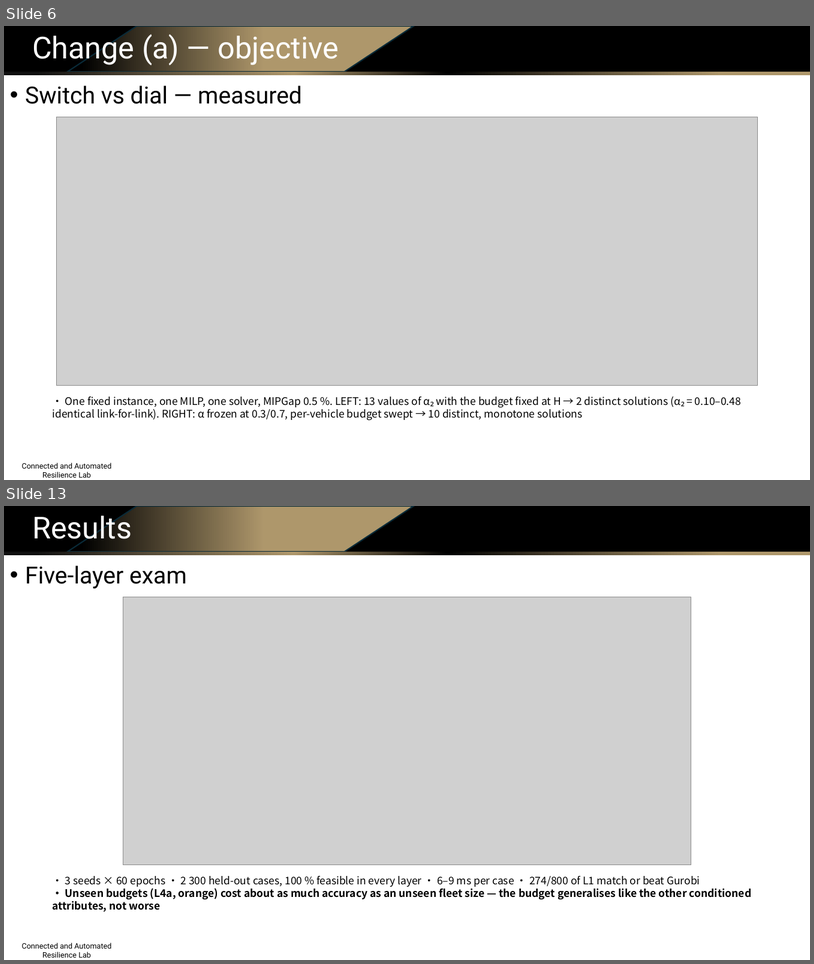
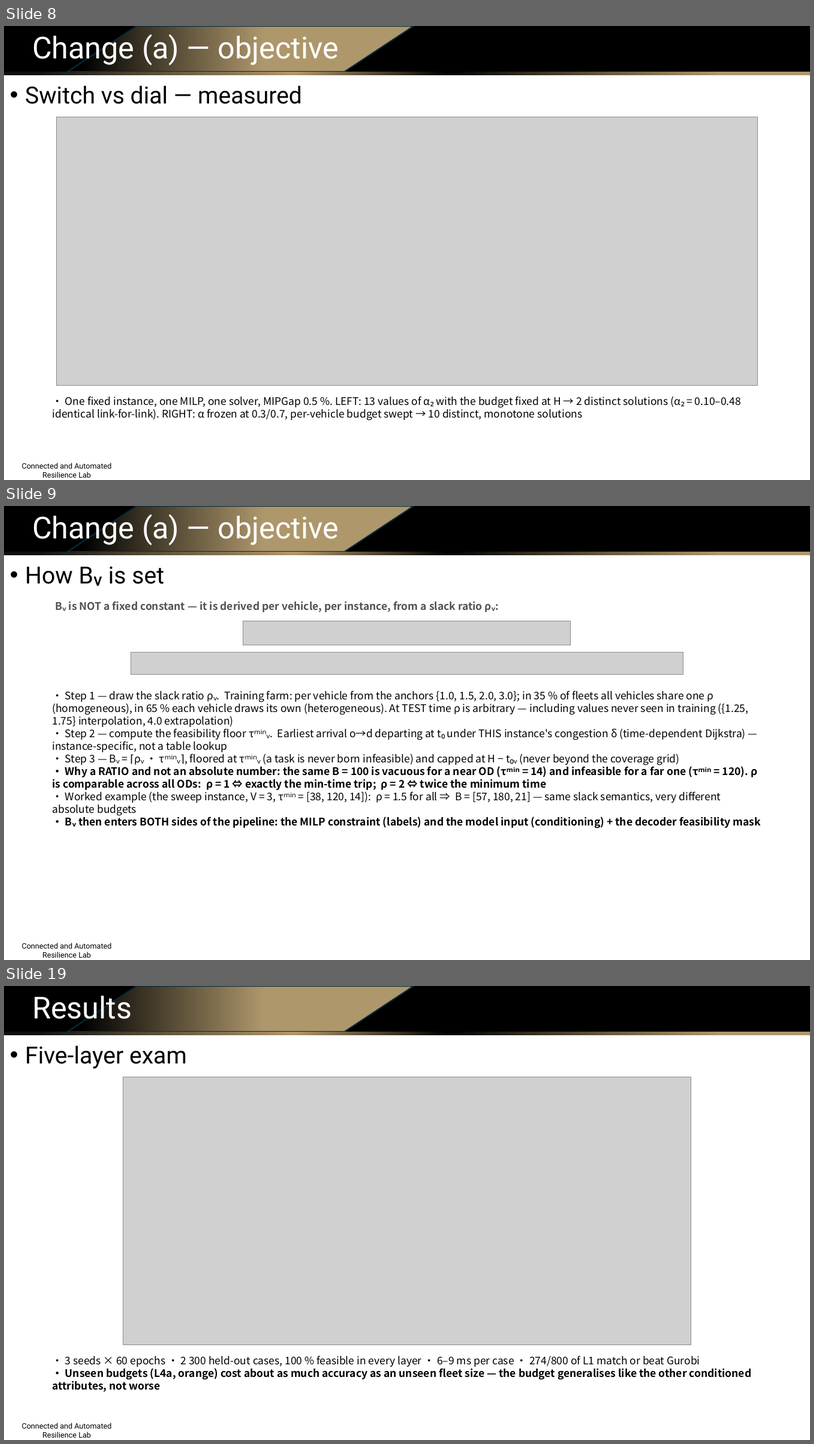
Before and after one commit to Dylan-Wyl10/RoboSense, a slide deck: experiments/20260804-budget-conditioning/ppt/sensing_routing_method_and_results.pptx. Shown one above the other, each under a label of ours: slides 6 and 13 before the commit, slides 8, 9 and 19 after it; the slides between them are not shown. The pictures are 814x964 and 814x1444 pixels, drawn with LibreOffice and Linux fonts; fonts in the diff are those of the drawing; grey boxes stand for pictures; background and template pictures are left out. Boxes give left, top, right and bottom in pixels: in the first picture for what was removed or moved away, otherwise in the second. Text is boxed around its words. In the diff, an @@ line names an element or a change of style, - is before the commit and + after.

Commit message:
deck v2 (21 slides): budget-assignment algorithm slide, before/after objectives, rigorous alpha-switch proofs (rendered equations), literature matrix+takeaway, split training/generation pipelines, native editable architecture diagrams (elbow connectors)

```diff
--- a/experiments/20260804-budget-conditioning/ppt/sensing_routing_method_and_results.pptx
+++ b/experiments/20260804-budget-conditioning/ppt/sensing_routing_method_and_results.pptx
@@ slide 9 added at bbox=[4, 506, 810, 960], background #FFFFFF; not listed: 4 template elements that a slide beside it also shows @@
@@ text added at bbox=[32, 511, 339, 546], 36 pt, text #FFFFFF @@
+Change (a) — objective
@@ text added at bbox=[25, 566, 164, 584], 28 pt, text #000000 @@
+• How Bᵥ is set
@@ text added at bbox=[69, 567, 483, 612], 12.5 pt, text #52514E, bold @@
+Bᵥ is NOT a fixed constant — it is derived per vehicle, per instance, from a slack ratio ρᵥ:
@@ picture added at bbox=[243, 621, 572, 645] @@
@@ picture added at bbox=[131, 652, 684, 674] @@
@@ text added at bbox=[52, 691, 761, 828], 12.5 pt, text #000000 @@
+• Step 1 — draw the slack ratio ρᵥ. Training farm: per vehicle from the anchors {1.0, 1.5, 2.0, 3.0}; in 35 % of fleets all vehicles share one ρ (homogeneous), in 65 % each vehicle draws its own (heterogeneous). At TEST time ρ is arbitrary — including values never seen in training ({1.25, 1.75} interpolation, 4.0 extrapolation)
+• Step 2 — compute the feasibility floor τᵐⁱⁿᵥ. Earliest arrival o→d departing at t₀ under THIS instance's congestion δ (time-dependent Dijkstra) — instance-specific, not a table lookup
+• Step 3 — Bᵥ = ⌈ρᵥ · τᵐⁱⁿᵥ⌉, floored at τᵐⁱⁿᵥ (a task is never born infeasible) and capped at H − t₀ᵥ (never beyond the coverage grid)
+• Why a RATIO and not an absolute number: the same B = 100 is vacuous for a near OD (τᵐⁱⁿ = 14) and infeasible for a far one (τᵐⁱⁿ = 120). ρ is comparable across all ODs: ρ = 1 ⇔ exactly the min-time trip; ρ = 2 ⇔ twice the minimum time
+• Worked example (the sweep instance, V = 3, τᵐⁱⁿ = [38, 120, 14]): ρ = 1.5 for all ⇒ B = [57, 180, 21] — same slack semantics, very different absolute budgets
+• Bᵥ then enters BOTH sides of the pipeline: the MILP constraint (labels) and the model input (conditioning) + the decoder feasibility mask
@@ what was slide 6 is now slide 8 @@
@@ what was slide 13 is now slide 19 @@
```
Also in this commit, not shown: 6 slides changed, 10 other slides added, 5 slides removed, 13 other files.
